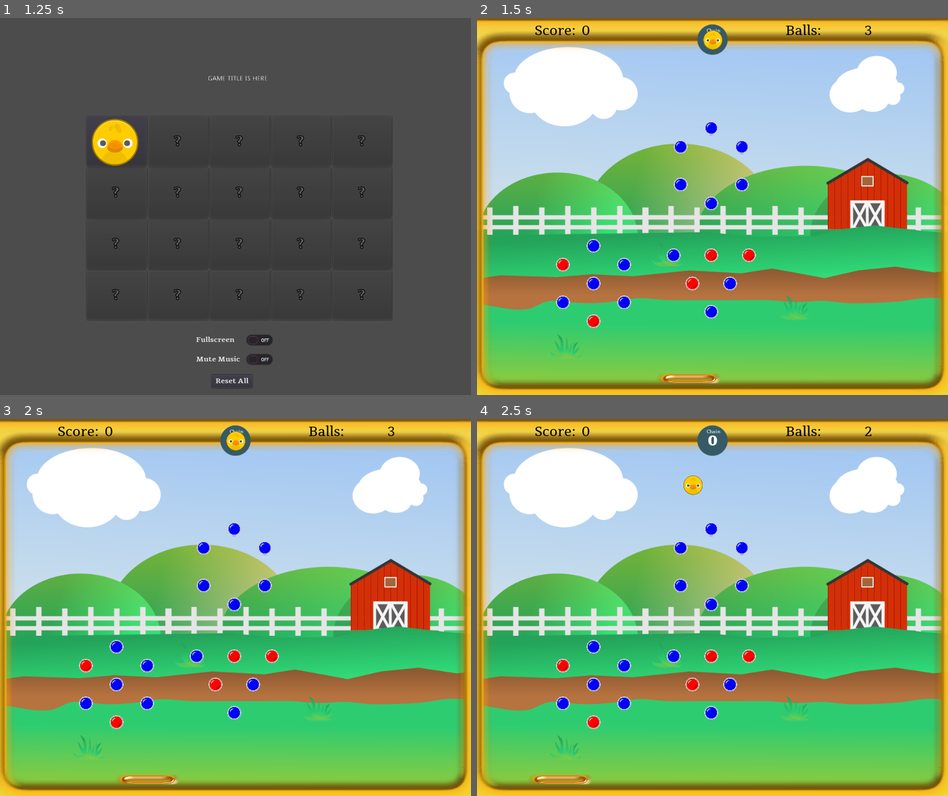
Above: before the commit, frames 1-4 (two rows, left to right).
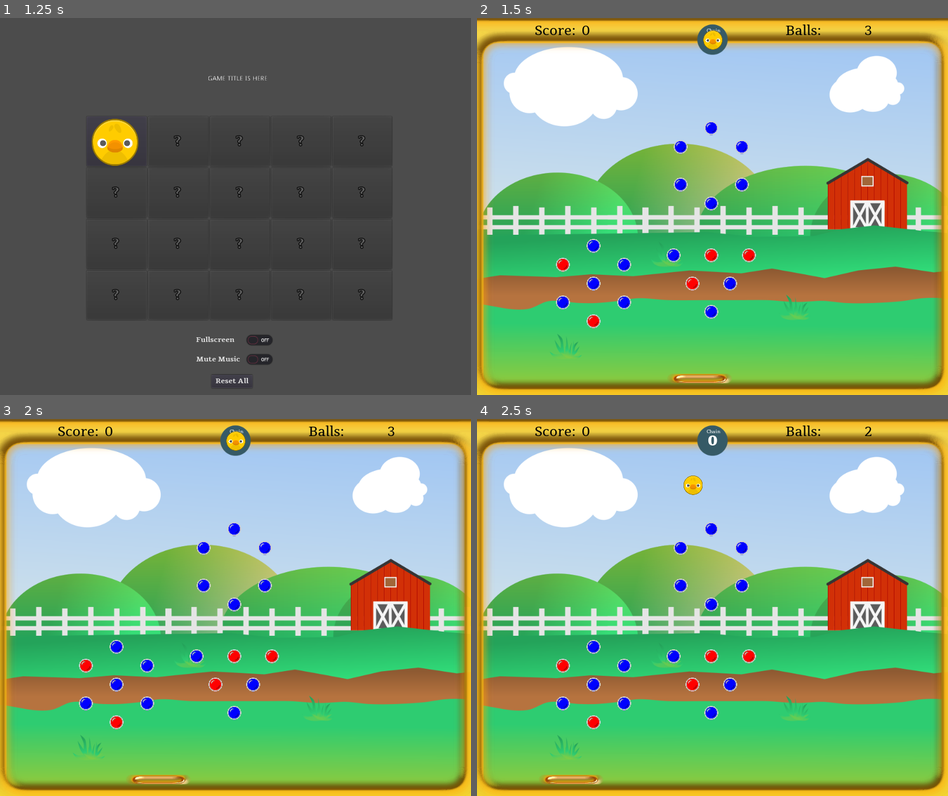
Above: after the commit, the same moments.

Repository: doctor-g/GGJ21
Game: Godot game, scene res://src/SplashScreen.tscn
Same seed, same stepped clock (60 frames per second), same inputs: the game is played once before the commit and once after it. Sound files missing from this copy of the repository are replaced by a short silence.
Inputs (mouse positions are in pixels of both pictures, inside the frame that each line leads up to):
- Up to frame 1 (1.25 s): tap Enter at 0.5 s; move the mouse to (339, 187) at 0.52 s; click (339, 187) at 0.67 s
- Up to frame 2 (1.5 s): click (594, 142) at 1.25 s
- Up to frame 3 (2 s): no input
- Up to frame 4 (2.5 s): move the mouse to (618, 626) at 2.02 s; click (618, 626) at 2.17 s

Frame 1 is identical in both runs. In frame 2, 0.2% of the frame differs, in the area x 38-54%, y 94-97%; in frame 3, 0.2%, in the area x 25-41%, y 94-97%; in frame 4, 0.2%.

Commit message:
Add button clicked sound effects

Diff:
--- a/project/src/GameOver.gd
+++ b/project/src/GameOver.gd
@@ -25,6 +25,8 @@
 
 
 func _on_PlayAgainButton_pressed():
+	$ButtonClicked.play()
+	yield(get_tree().create_timer(0.08), "timeout")
 	GameState.save_config() # This has to be done sometime, so do it now.
 	if GameState.new_unlock:
 		$Background.visible = false
@@ -37,4 +39,6 @@
 
 
 func _on_PostUnlockButton_pressed():
+	$ButtonClicked.play()
+	yield(get_tree().create_timer(0.08), "timeout")
 	get_tree().change_scene("res://src/MainMenuScreen.tscn")
--- a/project/src/GameOver.tscn
+++ b/project/src/GameOver.tscn
@@ -6,6 +6,7 @@
 [ext_resource path="res://assets/New Piskel (1).png" type="Texture" id=4]
 [ext_resource path="res://assets/animals/chick.png" type="Texture" id=5]
 [ext_resource path="res://assets/fonts/Tienne-Bold.ttf" type="DynamicFontData" id=6]
+[ext_resource path="res://assets/SFX/button_clicked.wav" type="AudioStream" id=7]
 
 [sub_resource type="DynamicFont" id=1]
 size = 28
@@ -189,5 +190,8 @@
 custom_colors/font_color = Color( 1, 0.819608, 0, 1 )
 custom_colors/font_outline_modulate = Color( 0, 0, 0, 1 )
 text = "YOU FOUND..."
+
+[node name="ButtonClicked" type="AudioStreamPlayer" parent="."]
+stream = ExtResource( 7 )
 [connection signal="pressed" from="Background/VBoxContainer/ContinueButton" to="." method="_on_PlayAgainButton_pressed"]
 [connection signal="pressed" from="Unlocked/PopupButton2" to="." method="_on_PostUnlockButton_pressed"]
--- a/project/src/MainMenuScreen.gd
+++ b/project/src/MainMenuScreen.gd
@@ -33,6 +33,8 @@
 
 
 func _on_Button_pressed(animal_index)->void:
+	$ButtonClicked.play()
+	yield(get_tree().create_timer(0.08), "timeout")
 	GameState.reset()
 	GameState.animal_index = animal_index
 	get_tree().change_scene("res://src/Level.tscn")
--- a/project/src/MainMenuScreen.tscn
+++ b/project/src/MainMenuScreen.tscn
@@ -1,7 +1,8 @@
-[gd_scene load_steps=5 format=2]
+[gd_scene load_steps=6 format=2]
 
 [ext_resource path="res://src/MainMenuScreen.gd" type="Script" id=1]
 [ext_resource path="res://assets/fonts/Tienne-Bold.ttf" type="DynamicFontData" id=2]
+[ext_resource path="res://assets/SFX/button_clicked.wav" type="AudioStream" id=3]
 
 [sub_resource type="DynamicFont" id=1]
 font_data = ExtResource( 2 )
@@ -71,6 +72,9 @@
 margin_bottom = 784.645
 custom_fonts/font = SubResource( 2 )
 text = "Reset All"
+
+[node name="ButtonClicked" type="AudioStreamPlayer" parent="."]
+stream = ExtResource( 3 )
 [connection signal="toggled" from="FullscreenButton" to="." method="_on_FullscreenButton_toggled"]
 [connection signal="toggled" from="MuteMusicButton" to="." method="_on_MuteMusicButton_toggled"]
 [connection signal="pressed" from="ResetButton" to="." method="_on_ResetButton_pressed"]
Not shown, added: project/assets/SFX/button_clicked.wav.import
Not shown: 1 places in project/src/GameOver.tscn that only renumber resources
Not shown, added: project/assets/SFX/button_clicked.wav
